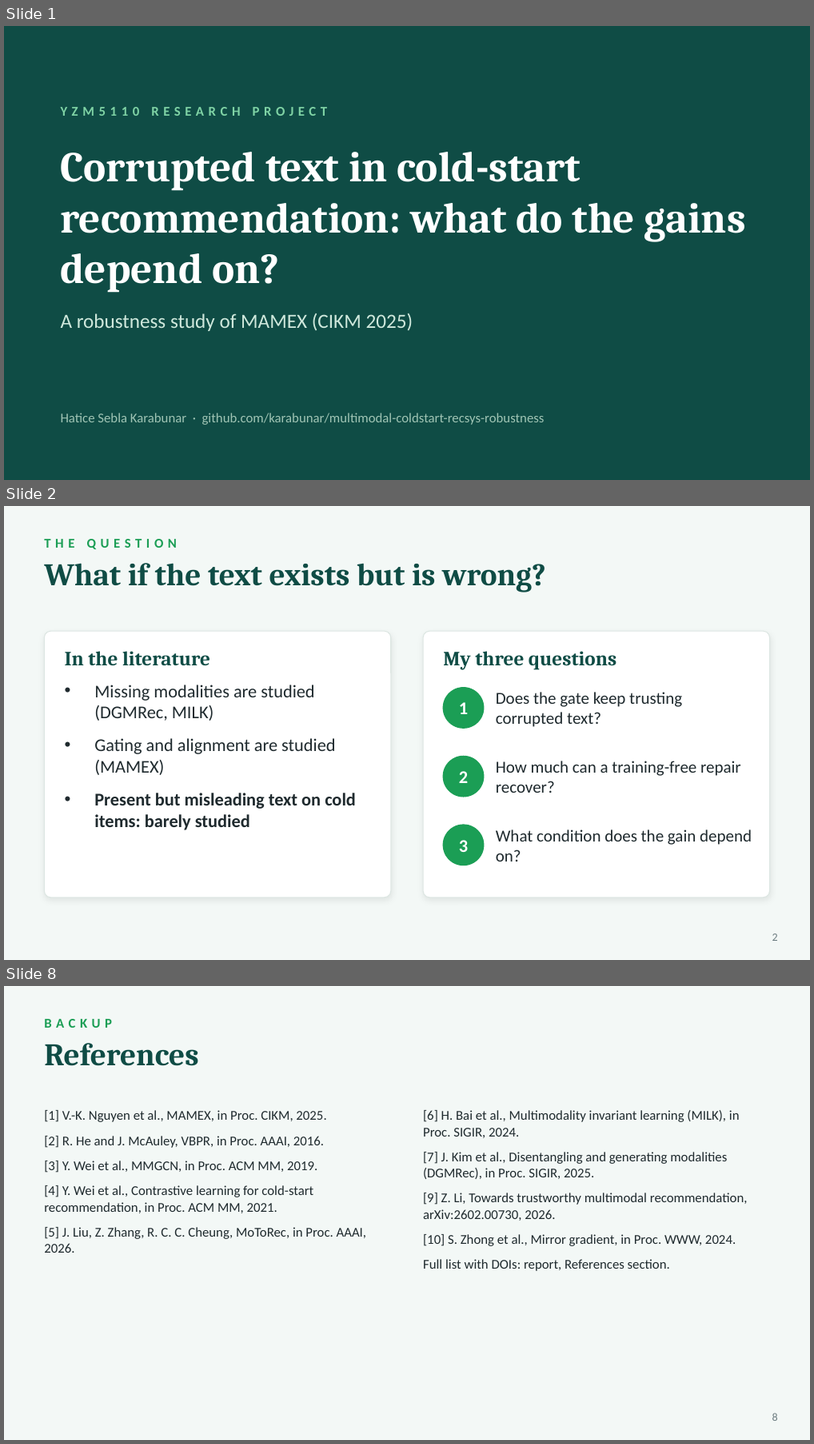
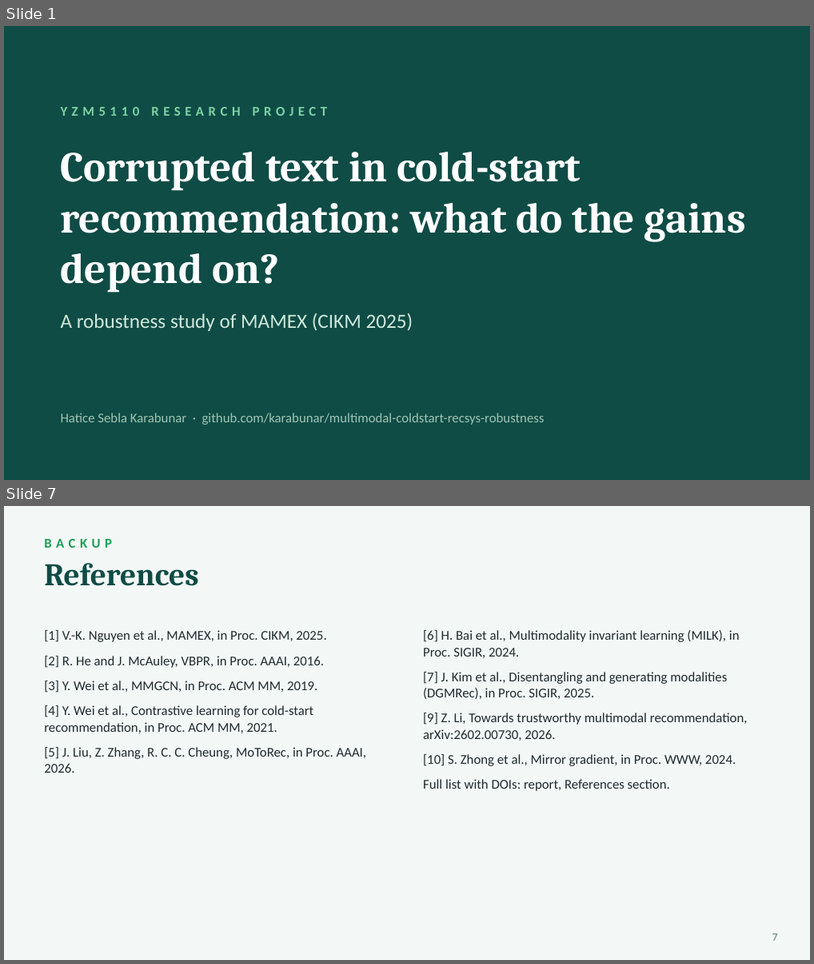
Before and after one commit to karabunar/multimodal-coldstart-recsys-robustness, a slide deck: docs/Karabunar_YZM5110_Presentation_shortened.pptx. Shown one above the other, each under a label of ours: slides 1, 2 and 8 before the commit, slides 1 and 7 after it; the slides between them are not shown. The pictures are 814x1444 and 814x964 pixels, drawn with LibreOffice and Linux fonts; fonts in the diff are those of the drawing. Boxes give left, top, right and bottom in pixels: in the first picture for what was removed or moved away, otherwise in the second. Text is boxed around its words. In the diff, an @@ line names an element or a change of style, - is before the commit and + after.

Commit message:
Rebuild the short presentation around the three points the instructor asked for

```diff
--- a/docs/Karabunar_YZM5110_Presentation_shortened.pptx
+++ b/docs/Karabunar_YZM5110_Presentation_shortened.pptx
@@ slide 2 removed at (x1=4, y1=506, x2=810, y2=960), background #F3F8F6 @@
@@ text removed at (x1=44, y1=539, x2=177, y2=549) @@
-THE QUESTION
@@ text removed at (x1=44, y1=563, x2=546, y2=592) @@
-What if the text exists but is wrong?
@@ rounded rectangle removed at (x1=44, y1=631, x2=391, y2=897) @@
@@ rounded rectangle removed at (x1=423, y1=631, x2=770, y2=897) @@
@@ text removed at (x1=65, y1=651, x2=210, y2=665) @@
-In the literature
@@ text removed at (x1=443, y1=651, x2=617, y2=670) @@
-My three questions
@@ text removed at (x1=94, y1=684, x2=356, y2=830) @@
-• Missing modalities are studied (DGMRec, MILK)
-• Gating and alignment are studied (MAMEX)
-• Present but misleading text on cold items: barely studied
@@ ellipse removed at (x1=443, y1=688, x2=484, y2=728) @@
@@ text removed at (x1=496, y1=692, x2=682, y2=727) @@
-Does the gate keep trusting corrupted text?
@@ text removed at (x1=459, y1=702, x2=468, y2=714) @@
-1
@@ ellipse removed at (x1=443, y1=756, x2=484, y2=796) @@
@@ text removed at (x1=496, y1=760, x2=742, y2=792) @@
-How much can a training-free repair recover?
@@ text removed at (x1=459, y1=771, x2=468, y2=783) @@
-2
@@ ellipse removed at (x1=443, y1=824, x2=484, y2=865) @@
@@ text removed at (x1=459, y1=840, x2=468, y2=852) @@
-3
@@ text removed at (x1=496, y1=829, x2=752, y2=861) @@
-What condition does the gain depend on?
@@ page number removed at (x1=773, y1=933, x2=778, y2=940) @@
-2
@@ what was slide 8 is now slide 7 @@
@@ page number at (x1=773, y1=933, x2=778, y2=940): text changed @@
-8
+7
```
Also in this commit, not shown: 4 slides changed, 1 slide added, 1 other slide removed.
